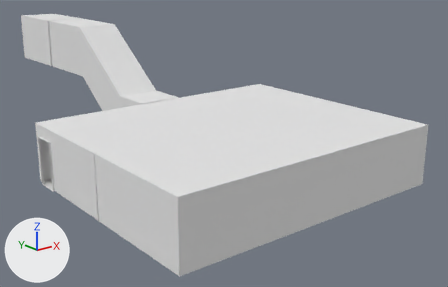
An edit to the OBJ model BeyondTheBlackRainbow/BeyondTheBlackRainbow/Assets/Models/finalRoom.obj, drawn before and after from the same camera.
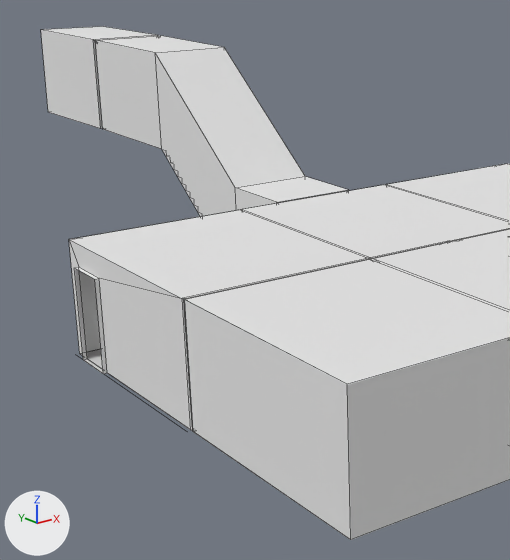
There are two pictures of each version: one whole from a camera (50 mm lens) standing at (-13.1, -18.4, 9.1) and looking at (4.6, 3.7, 0.3), one close up on the part from 0% to 58% of the width and 0% to 100% of the height. Arrows for +X, +Y and +Z are at lower left; the lights stay in place. The close-ups show mesh edges as thin lines. Where no turn or scale is listed for an object, it has been applied to the vertices.

The first close-up shows 'Room.001_Cube.005'.
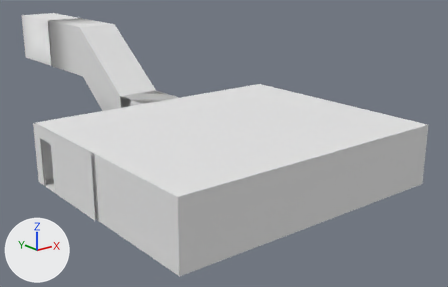
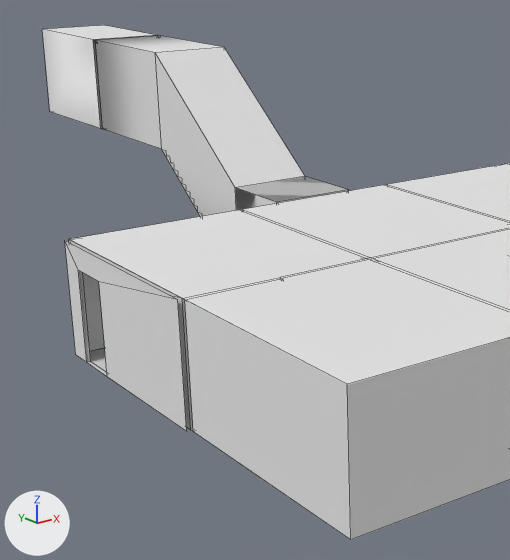
Where the change shows, as pixel boxes [x1, y1, x2, y2] in the close-ups (510 x 560 px):
```json
{"object": "Room.001_Cube.005", "change": "reshaped", "before": [41, 26, 510, 540], "after": [42, 25, 510, 540]}
{"part": 1, "of": "me_room_001_cube_005", "change": "cut back", "before": [69, 183, 510, 435], "after": [65, 183, 510, 435]}
```

Scene script edits in JSON lines:
```json
{"block": "me_room_001_cube_005", "where": "# used by ob_room_001_cube_005; location = (0.0, 0.0, 0.0)"}
{"op": "remove", "block": "me_room_001_cube_005", "code": "me_room_001_cube_005.from_pydata(...)  # 222 vertices, 174 faces, 23 loose edges; spans x -4.1..8.0, y -5.0..18.5, z 0.0..5.4"}
{"op": "add", "block": "me_room_001_cube_005", "code": "me_room_001_cube_005.from_pydata(...)  # 230 vertices, 152 faces; spans x -4.1..8.0, y -5.0..18.5, z 0.0..5.4"}
{"block": "me_room_001_cube_005", "change": "me_room_001_cube_005 part 1"}
{"block": "me_room_001_cube_005", "change": "24 vertices are removed from x -4.0..8.0, y -3.6..4.6, z 0.0..2.5"}
{"block": "me_room_001_cube_005", "change": "94 faces are deleted"}
{"block": "me_room_001_cube_005", "change": "23 loose edges are deleted"}
{"block": "me_room_001_cube_005", "change": "20 vertices in x -4.1..4.0, y 3.6..4.6, z 0.0..2.0 move by (0.0, -0.2, 0.0)"}
{"block": "me_room_001_cube_005", "change": "8 vertices in x 6.6..7.6, y 0.0, z 0.0..2.0 move by (-0.1, 0.0, 0.0)"}
{"block": "me_room_001_cube_005", "change": "8 vertices in x 0.0..4.0, y -4.6, z 0.0..2.0 move by (0.0, 0.1, 0.0)"}
{"block": "me_room_001_cube_005", "change": "26 vertices move within x -4.0..8.0, y 0.0..5.0, z 0.0..2.5"}
{"block": "me_room_001_cube_005", "change": "16 vertices are added at x -4.0..6.0, y 0.0..3.4, z 0.0..2.5"}
{"block": "me_room_001_cube_005", "change": "10 new vertices lie (0.0, 1.0, 0.0) away from vertices in x 0.0..4.0, y -4.6..3.6, z 0.0..2.0"}
{"block": "me_room_001_cube_005", "change": "6 new vertices lie (0.0, 0.0, 2.5) away from vertices in x -2.0..4.0, y 0.0, z 0.0"}
{"block": "me_room_001_cube_005", "change": "74 new faces join them"}
```
